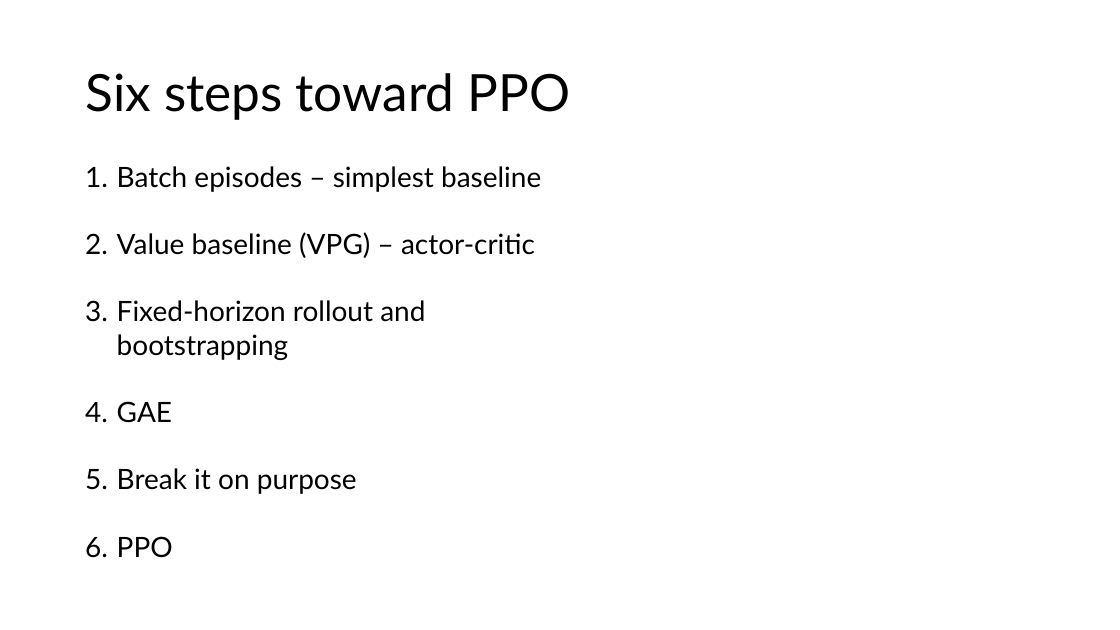
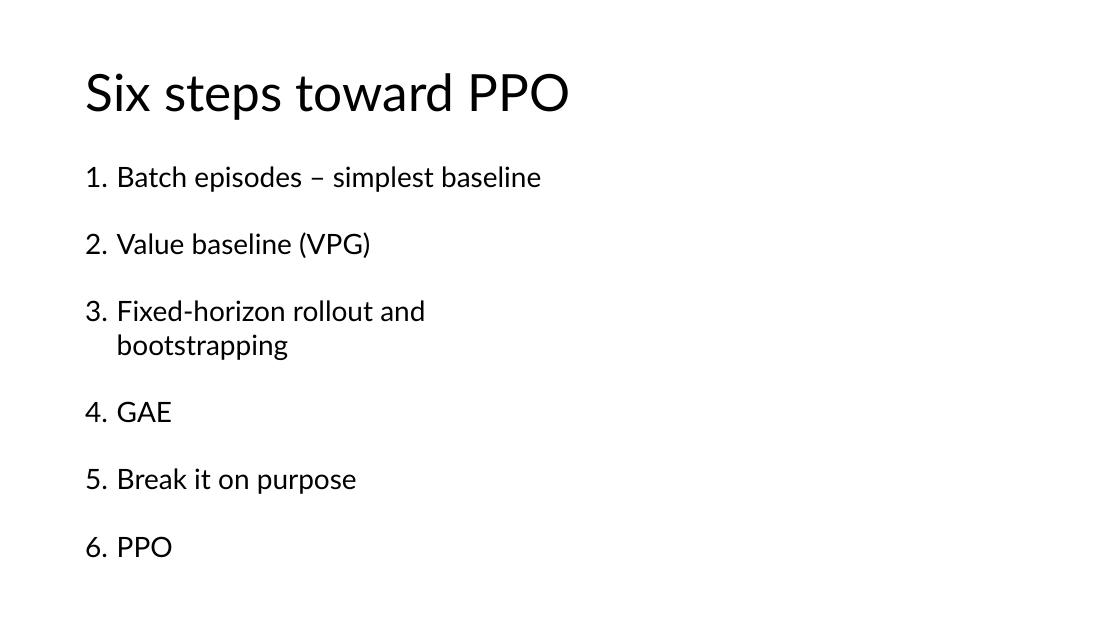
Before and after one commit to PashaDolgirev/optical-PPO, a slide deck: slide 5 of CartPole_results/RL_REINFORCE_PPO.pptx. Drawn at 1120x630 pixels with LibreOffice and Linux fonts; fonts in the diff are those of the drawing. Boxes give left, top, right and bottom in pixels: in the first picture for what was removed or moved away, otherwise in the second. Text is boxed around its words. In the diff, an @@ line names an element or a change of style, - is before the commit and + after.

```diff
--- a/CartPole_results/RL_REINFORCE_PPO.pptx
+++ b/CartPole_results/RL_REINFORCE_PPO.pptx
@@ text at [117, 232, 370, 258]: text changed @@
-2. Value baseline (VPG) – actor-critic
+2. Value baseline (VPG)
```
Also in this commit, not shown: 1 other slide changed, 2 slides added, 29 other files.
